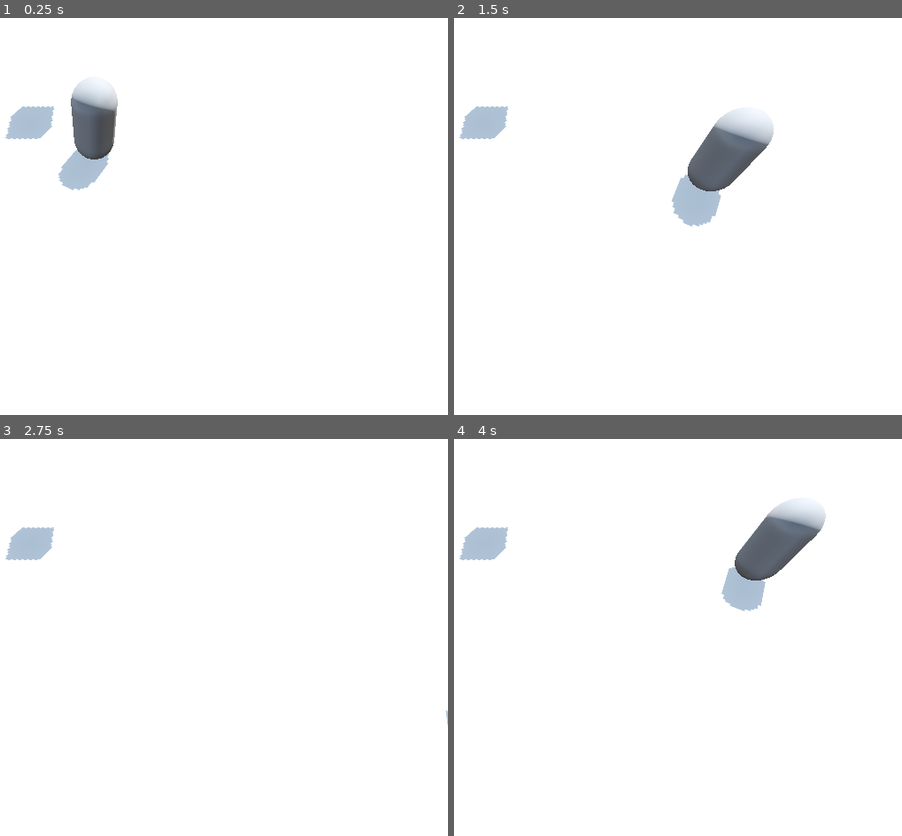
Above: before the commit, frames 1-4 (two rows, left to right).
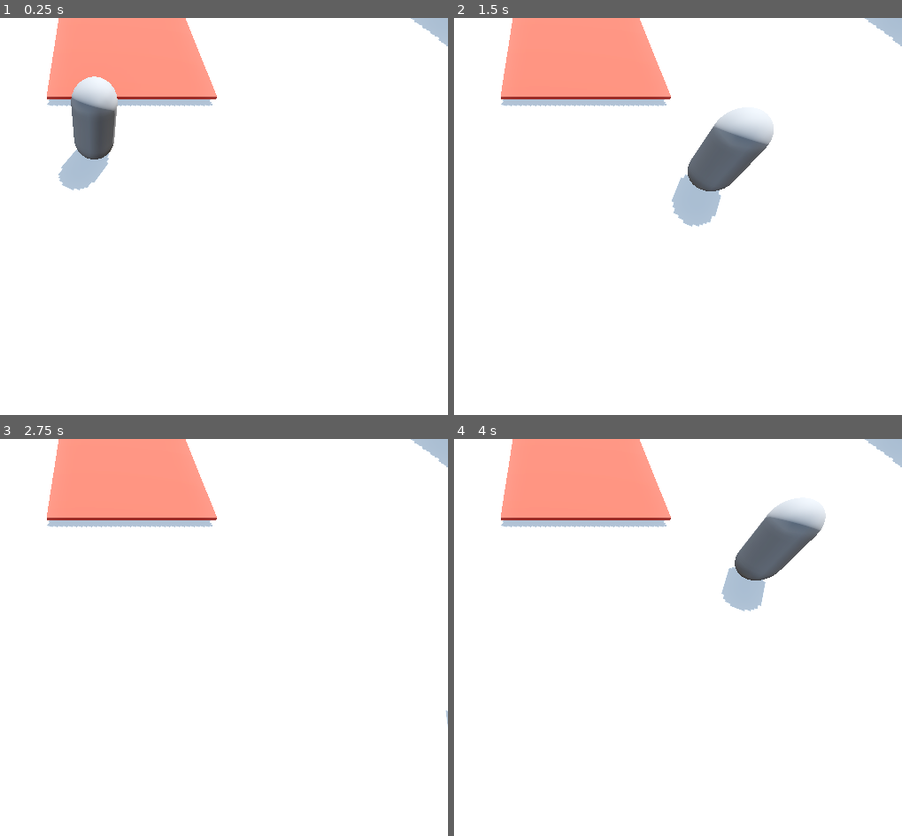
Above: after the commit, the same moments.

Repository: TylerPederson/effort
Game: Godot game, scene res://sandbox_level.tscn
Same seed, same stepped clock (60 frames per second), same inputs: the game is played once before the commit and once after it.
Inputs:
- Up to frame 1 (0.25 s): no input
- Up to frame 2 (1.5 s): tap Enter (ui_accept) at 0.5, 0.77 s; hold Right (ui_right) 0.53-1.28 s; hold Down (ui_down) from 1.28 s (still down)
- Up to frame 3 (2.75 s): tap Enter (ui_accept) at 1.52 s; release Down (ui_down) at 2.03 s; hold Right (ui_right) from 2.03 s (still down)
- Up to frame 4 (4 s): release Right (ui_right) at 2.78 s; hold Up (ui_up) 2.78-3.53 s; tap Enter (ui_accept) at 3.02, 3.77 s; hold Left (ui_left) from 3.53 s (still down)

The runs differ from the first frame. In frame 1, 7.8% of the frame differs, in the area x 1-100%, y 0-31%; in frame 2, 8.4%; in frame 3, 8.4%; in frame 4, 8.4%.

Commit message:
walls added
Just add walls so far and in talk with Julian just seeing what else we can add into it

Diff:
--- a/project.godot
+++ b/project.godot
@@ -8,9 +8,13 @@
 
 config_version=5
 
+[animation]
+
+compatibility/default_parent_skeleton_in_mesh_instance_3d=true
+
 [application]
 
 config/name="Effort"
 run/main_scene="res://sandbox_level.tscn"
-config/features=PackedStringArray("4.5", "Forward Plus")
+config/features=PackedStringArray("4.6", "Forward Plus")
 config/icon="res://icon.svg"
--- a/sandbox_level.tscn
+++ b/sandbox_level.tscn
@@ -24,36 +24,41 @@
 
 [sub_resource type="CapsuleShape3D" id="CapsuleShape3D_mx8re"]
 
-[node name="SandboxLevel" type="Node3D"]
+[node name="SandboxLevel" type="Node3D" unique_id=1111620582]
 
-[node name="WorldEnvironment" type="WorldEnvironment" parent="."]
+[node name="WorldEnvironment" type="WorldEnvironment" parent="." unique_id=1212507525]
 environment = SubResource("Environment_xftbl")
 
-[node name="DirectionalLight3D" type="DirectionalLight3D" parent="."]
+[node name="DirectionalLight3D" type="DirectionalLight3D" parent="." unique_id=167210266]
 transform = Transform3D(-0.8660254, -0.43301278, 0.25, 0, 0.49999997, 0.86602545, -0.50000006, 0.75, -0.43301266, 0, 0, 0)
 shadow_enabled = true
 
-[node name="Floor" type="CSGBox3D" parent="."]
-transform = Transform3D(1, 0, 0, 0, 1, 0, 0, 0, 1, -0.2778988, -0.49632835, -9.588551)
+[node name="Floor" type="CSGBox3D" parent="." unique_id=772865222]
+transform = Transform3D(1, 0, 0, 0, 1, 0, 0, 0, 1, -0.2778988, -0.49632835, -8.972507)
 material_override = SubResource("StandardMaterial3D_s6xw7")
 use_collision = true
-size = Vector3(32.52643, 1, 58.71576)
+size = Vector3(32.52643, 1, 59.947845)
 
-[node name="Obstacle" type="CSGBox3D" parent="."]
-transform = Transform3D(1, 0, 0, 0, 1, 0, 0, 0, 1, 0, 6.5351505, -4.4674025)
+[node name="Obstacle" type="CSGBox3D" parent="." unique_id=1441433658]
+transform = Transform3D(1, 0, 0, 0, 1, 0, 0, 0, 1, 1.115777, 0.22902489, -5.9290514)
 material_override = SubResource("StandardMaterial3D_xftbl")
 use_collision = true
+size = Vector3(5.0776367, 0.0859375, 7.758789)
 
-[node name="Player" type="CharacterBody3D" parent="."]
+[node name="Player" type="CharacterBody3D" parent="." unique_id=1786776377]
 script = ExtResource("1_s6xw7")
 
-[node name="PlayerBody" type="CSGMesh3D" parent="Player"]
+[node name="PlayerBody" type="CSGMesh3D" parent="Player" unique_id=1689781592]
 transform = Transform3D(1, 0, 0, 0, 1, 0, 0, 0, 1, 0, 1.0000001, 0)
 mesh = SubResource("CapsuleMesh_ram5n")
 
-[node name="CollisionShape3D" type="CollisionShape3D" parent="Player"]
+[node name="CollisionShape3D" type="CollisionShape3D" parent="Player" unique_id=58956422]
 transform = Transform3D(1, 0, 0, 0, 1, 0, 0, 0, 1, 0, 1, 0)
 shape = SubResource("CapsuleShape3D_mx8re")
 
-[node name="Camera3D" type="Camera3D" parent="."]
+[node name="Camera3D" type="Camera3D" parent="." unique_id=562333410]
 transform = Transform3D(1, 0, 0, 0, 0.52019, 0.8540505, 0, -0.8540505, 0.52019, 0, 5, 5)
+
+[node name="CSGBox3D" type="CSGBox3D" parent="." unique_id=1712702810]
+transform = Transform3D(0.99984723, 0.014876128, -0.009177065, -0.01480125, 0.99985707, 0.008174945, 0.009297351, -0.00803788, 0.9999245, 15.3942175, 3.4137647, -6.483803)
+size = Vector3(1, 5.1221924, 53.763885)
Not shown: 1 places in sandbox_level.tscn that only renumber resources
